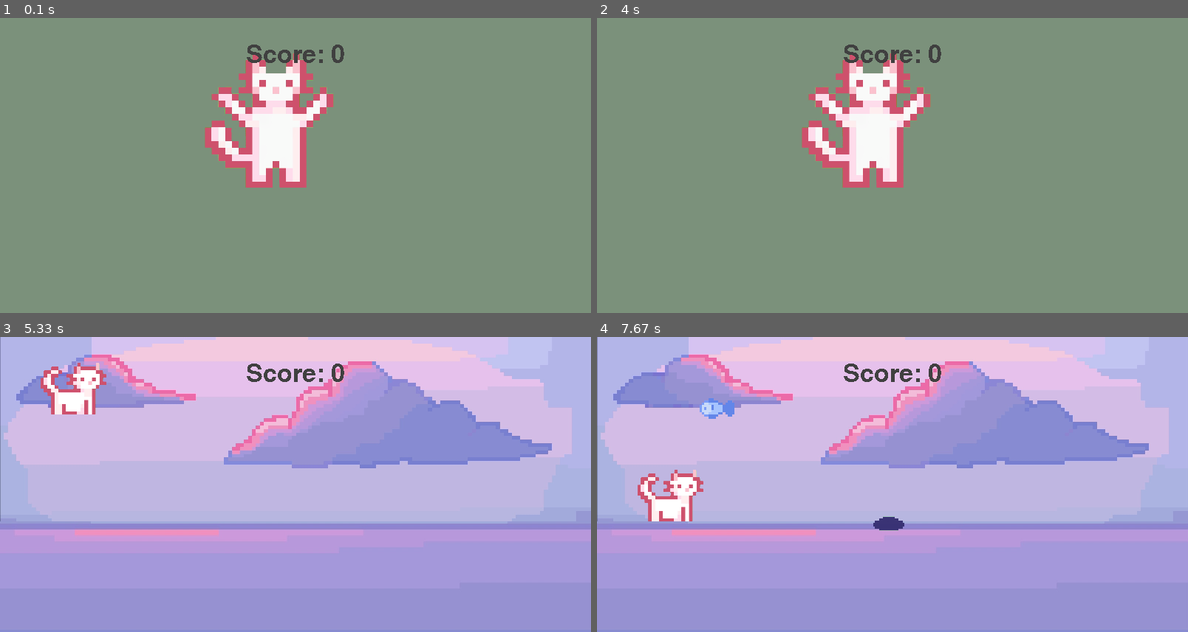
Above: before the commit, frames 1-4 (two rows, left to right).
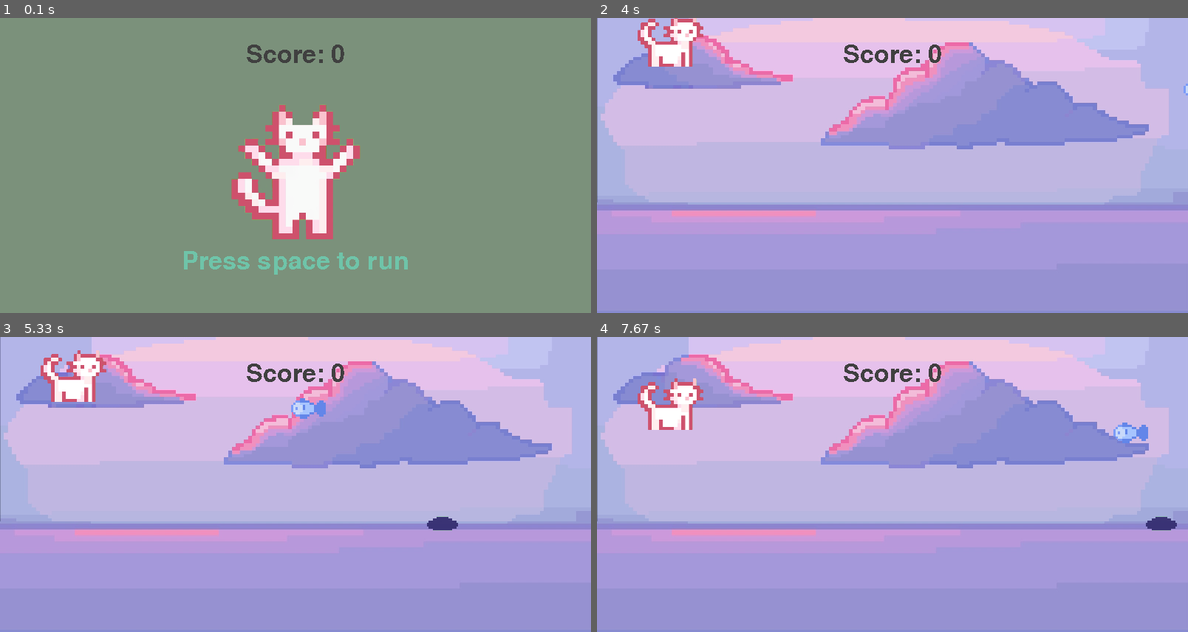
Above: after the commit, the same moments.

Repository: ShIIIrochka/py_game
Game: pygame game, started from pythongame/game.py
Two runs of this game, one before a commit and one after it. Both use one fixed random seed, a clock stepped at 60 frames per second and the inputs below.
Inputs:
- Up to frame 1 (0.1 s): no input
- Up to frame 2 (4 s): tap Space at 0.33, 2.17, 2.57, 2.87, 3.4, 3.7, 3.9 s
- Up to frame 3 (5.33 s): tap Space at 4.2, 4.47, 4.8, 5.1, 5.23 s
- Up to frame 4 (7.67 s): tap Space at 5.63, 5.93, 6.3, 6.7, 7, 7.2, 7.5 s

The runs differ from the first frame. In frame 1, 9.8% of the frame differs, in the area x 31-69%, y 12-87%; in frame 2, 100%, in the area x 0-100%, y 0-100%; in frame 3, 1.9%; in frame 4, 3.5%.

Commit message:
добавила сообщение на экран старта

Diff:
--- a/pythongame/game.py
+++ b/pythongame/game.py
@@ -72,15 +72,20 @@
 
 
 def collision_sprite():
+    """
+    функция для подсчета score и проверок столкновений спрайтов
+    """
+
     global score
     collisions = pygame.sprite.spritecollide(player, obstacle_group, False)
 
     for sprite in collisions:
-        if sprite == fish:  # Проверьте, столкнулись ли вы с fish
+        if sprite == fish:  # Проверка столкновения игрока с fish
             sprite.kill()
             score += 1
-        elif sprite == pit:  # Проверьте, столкнулись ли вы с pit
-            return False  # Верните False, чтобы вернуть игру на экран старта
+        elif sprite == pit:
+            sprite.kill()  # Проверка столкновения игрока с pit
+            return False  # Возвращение False, чтобы вернуть игру на экран старта
 
     score_surf = test_font.render(f'Score: {score}',False,(64,64,64))
     score_rect = score_surf.get_rect(center = (400,50))
@@ -117,7 +122,7 @@
 
 start_surf = pygame.image.load('cat.stand.PNG').convert_alpha()
 start_surf = pygame.transform.scale(start_surf, (200, 200))
-start_rect = start_surf.get_rect(midbottom = (364, 230))
+start_rect = start_surf.get_rect(center = (400,200))
 
 #группы
 player_group = pygame.sprite.GroupSingle(player)
@@ -128,6 +133,9 @@
 # Флаги для состояния игры
 running = True
 game_active = False
+
+game_message = test_font.render('Press space to run',False,(111,196,169))
+game_message_rect = game_message.get_rect(center = (400,330))
 
 while running:
     #держим цикл на правильной скорости
@@ -171,10 +179,13 @@
     else:
         screen.fill((123, 145, 123))
         screen.blit(start_surf, start_rect)
+        screen.blit(game_message,game_message_rect)
 
     score_surf = test_font.render(f'Score: {score}',False,(64,64,64))
     score_rect = score_surf.get_rect(center = (400,50))
     screen.blit(score_surf,score_rect)
 
 
+
+
     pygame.display.update()
